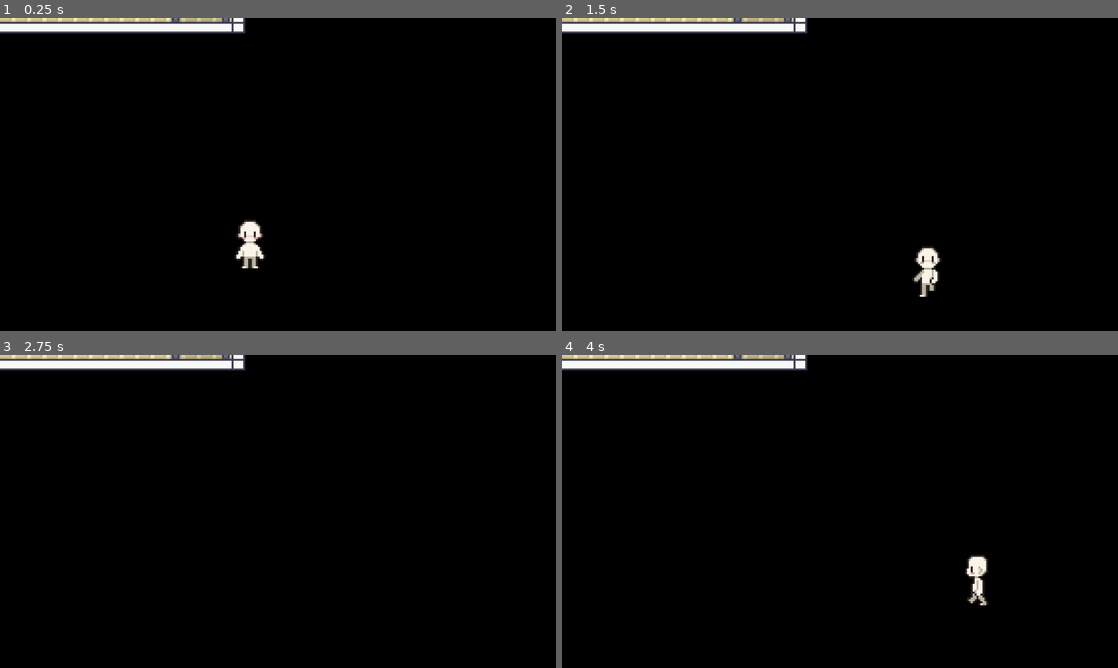
Above: before the commit, frames 1-4 (two rows, left to right).
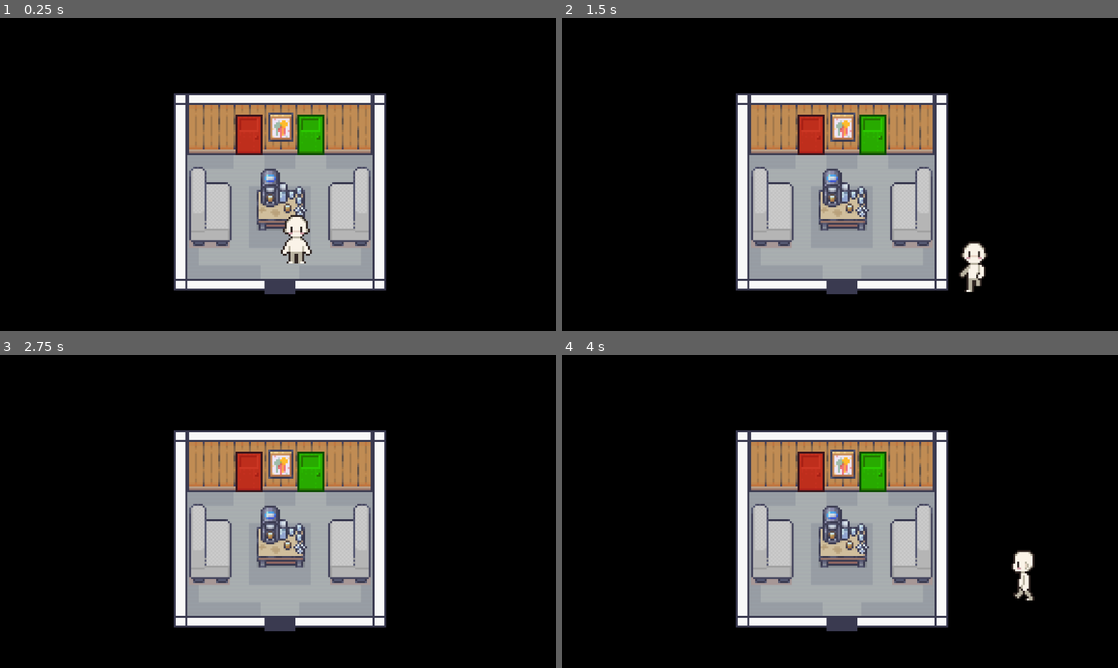
Above: after the commit, the same moments.

Repository: antarux-dev/gamejam-2026
Game: Godot game, scene res://scenes/game.tscn
Two runs of this game, one before a commit and one after it. Both use one fixed random seed, a clock stepped at 60 frames per second and the inputs below.
Inputs:
- Up to frame 1 (0.25 s): no input
- Up to frame 2 (1.5 s): tap Enter at 0.5 s; hold Right (movement_right) 0.53-1.28 s; hold Down (movement_down) from 1.28 s (still down)
- Up to frame 3 (2.75 s): release Down (movement_down) at 2.03 s; hold Right (movement_right) from 2.03 s (still down)
- Up to frame 4 (4 s): tap Space at 2.75 s; release Right (movement_right) at 2.78 s; hold Up (movement_up) 2.78-3.53 s; hold Left (movement_left) from 3.53 s (still down)

The runs differ from the first frame. In frame 1, 26% of the frame differs, in the area x 0-70%, y 0-89%; in frame 2, 27%; in frame 3, 26%; in frame 4, 27%, in the area x 0-85%, y 0-89%.

Commit message:
Update game.tscn

Diff:
--- a/scenes/game.tscn
+++ b/scenes/game.tscn
@@ -1,15 +1,16 @@
 [gd_scene format=3 uid="uid://dkxg57ue8jdsg"]
 
-[ext_resource type="PackedScene" path="res://scenes/between2.tscn" id="1_yqjtg"]
+[ext_resource type="PackedScene" path="res://scenes/Room1.tscn" id="1_yqjtg"]
 [ext_resource type="PackedScene" uid="uid://dfj3fl6ejphd" path="res://scenes/player.tscn" id="2_yqjtg"]
 
 [node name="Node2D" type="Node2D" unique_id=572378975]
 
-[node name="Camera2D" type="Camera2D" parent="." unique_id=770224462]
-zoom = Vector2(2, 2)
-
-[node name="Node2D" parent="." unique_id=833336106 instance=ExtResource("1_yqjtg")]
-position = Vector2(-336, -163)
+[node name="Room1" parent="." unique_id=727619741 instance=ExtResource("1_yqjtg")]
+position = Vector2(0, 0)
 
 [node name="Player" parent="." unique_id=180648449 instance=ExtResource("2_yqjtg")]
-position = Vector2(-30, 96)
+position = Vector2(18, -9)
+
+[node name="Camera2D" type="Camera2D" parent="." unique_id=770224462]
+position = Vector2(0, -100)
+zoom = Vector2(2, 2)
